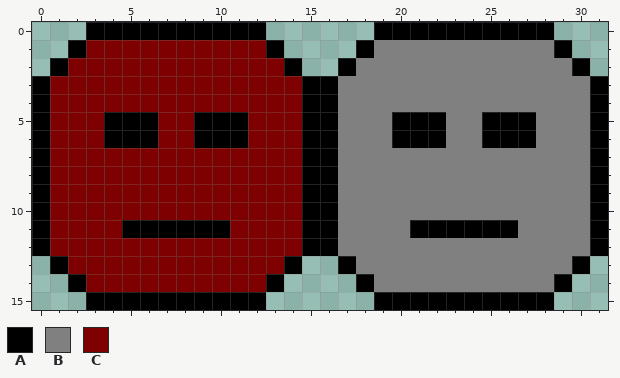
Pixel-art sprite, stored at assets/Untitled.png. Above is the file before it was changed.
The file is 32x16 pixels.
Palette (. is transparent): A #000000  B #808080  C #7f0000
Pixels before, first column x 0:
 0 ...AAAAAAAAAA......AAAAAAAAAA...
 1 ..ACCCCCCCCCCA....ABBBBBBBBBBA..
 2 .ACCCCCCCCCCCCA..ABBBBBBBBBBBBA.
 3 ACCCCCCCCCCCCCCAABBBBBBBBBBBBBBA
 4 ACCCCCCCCCCCCCCAABBBBBBBBBBBBBBA
 5 ACCCAAACCAAACCCAABBBAAABBAAABBBA
 6 ACCCAAACCAAACCCAABBBAAABBAAABBBA
 7 ACCCCCCCCCCCCCCAABBBBBBBBBBBBBBA
 8 ACCCCCCCCCCCCCCAABBBBBBBBBBBBBBA
 9 ACCCCCCCCCCCCCCAABBBBBBBBBBBBBBA
10 ACCCCCCCCCCCCCCAABBBBBBBBBBBBBBA
11 ACCCCAAAAAACCCCAABBBBAAAAAABBBBA
12 ACCCCCCCCCCCCCCAABBBBBBBBBBBBBBA
13 .ACCCCCCCCCCCCA..ABBBBBBBBBBBBA.
14 ..ACCCCCCCCCCA....ABBBBBBBBBBA..
15 ...AAAAAAAAAA......AAAAAAAAAA...
Now the later version:
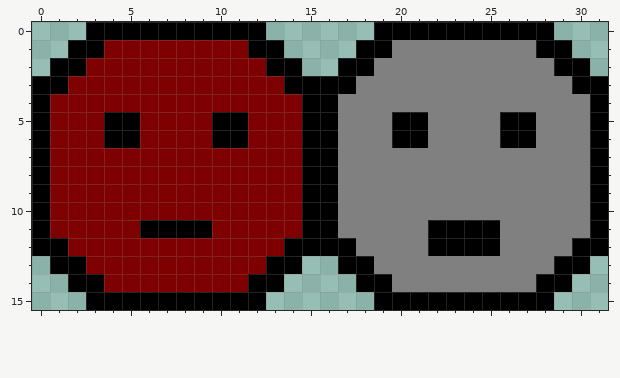
Changes in this commit:
{"y":1,"x":3,"old":"C","new":"A"}
{"y":1,"x":12,"old":"C","new":"A"}
{"y":1,"x":19,"old":"B","new":"A"}
{"y":1,"x":28,"old":"B","new":"A"}
{"y":2,"x":2,"old":"C","new":"A"}
{"y":2,"x":13,"old":"C","new":"A"}
{"y":2,"x":18,"old":"B","new":"A"}
{"y":2,"x":29,"old":"B","new":"A"}
{"y":3,"x":1,"old":"C","new":"A"}
{"y":3,"x":14,"old":"C","new":"A"}
{"y":3,"x":17,"old":"B","new":"A"}
{"y":3,"x":30,"old":"B","new":"A"}
{"y":5,"x":6,"old":"A","new":"C"}
{"y":5,"x":9,"old":"A","new":"C"}
{"y":5,"x":22,"old":"A","new":"B"}
{"y":5,"x":25,"old":"A","new":"B"}
{"y":6,"x":6,"old":"A","new":"C"}
{"y":6,"x":9,"old":"A","new":"C"}
{"y":6,"x":22,"old":"A","new":"B"}
{"y":6,"x":25,"old":"A","new":"B"}
{"y":11,"x":5,"old":"A","new":"C"}
{"y":11,"x":10,"old":"A","new":"C"}
{"y":11,"x":21,"old":"A","new":"B"}
{"y":11,"x":26,"old":"A","new":"B"}
{"y":12,"x":1,"old":"C","new":"A"}
{"y":12,"x":14,"old":"C","new":"A"}
{"y":12,"x":17,"old":"B","new":"A"}
{"y":12,"x":22,"old":"BBBB","new":"AAAA"}
{"y":12,"x":30,"old":"B","new":"A"}
{"y":13,"x":2,"old":"C","new":"A"}
{"y":13,"x":13,"old":"C","new":"A"}
{"y":13,"x":18,"old":"B","new":"A"}
{"y":13,"x":29,"old":"B","new":"A"}
{"y":14,"x":3,"old":"C","new":"A"}
{"y":14,"x":12,"old":"C","new":"A"}
{"y":14,"x":19,"old":"B","new":"A"}
{"y":14,"x":28,"old":"B","new":"A"}
{"label":"changed","picture_box":[50,40,590,292]}
